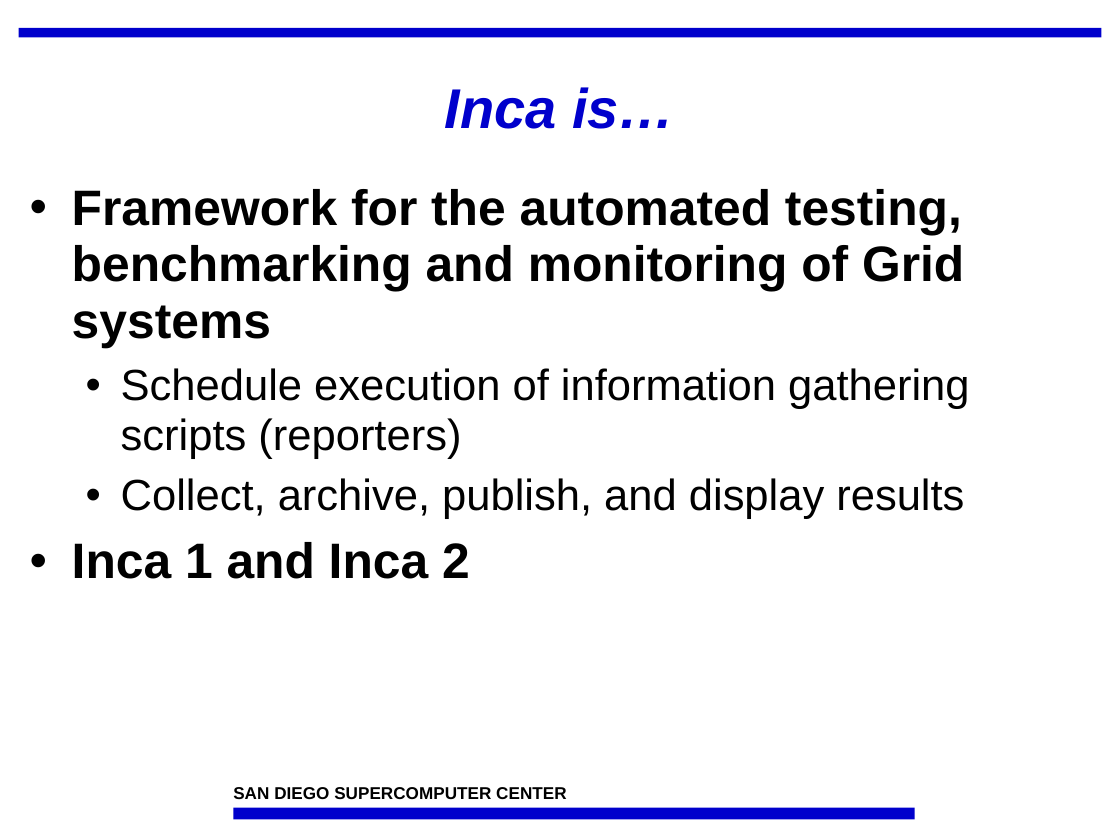
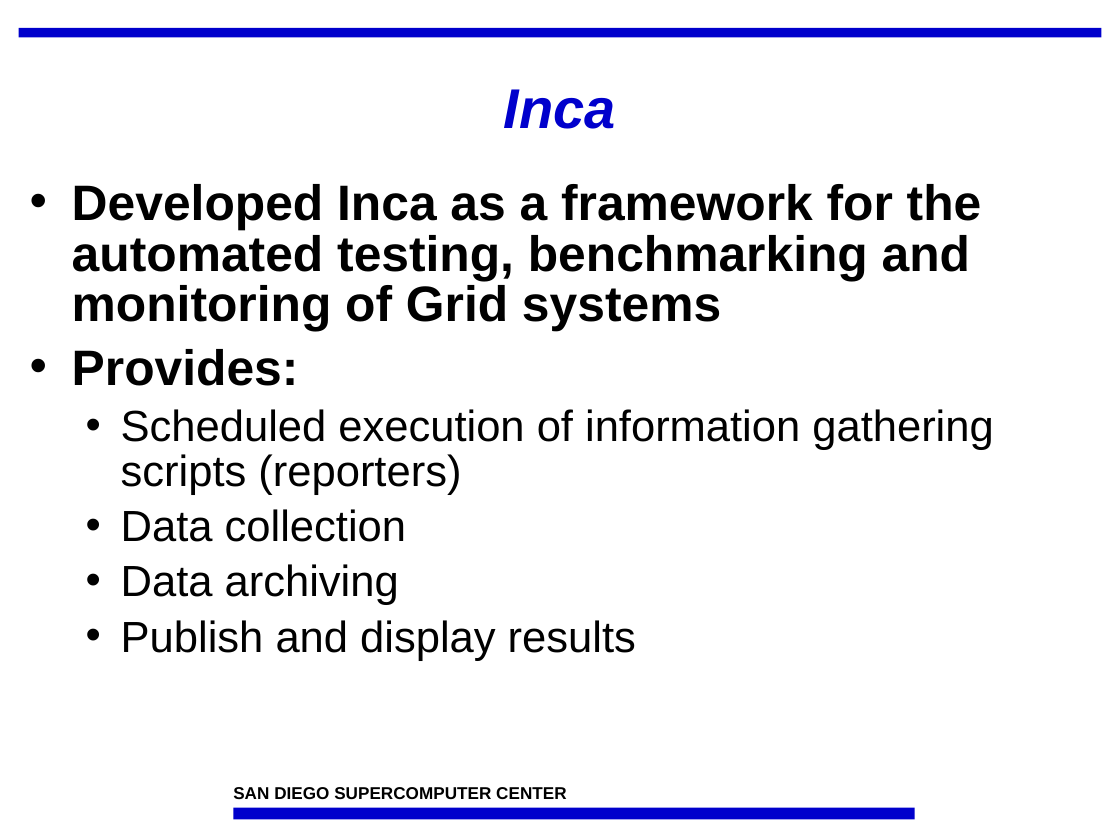
Before and after one commit to IncaProject/inca-xsede, a slide deck: slide 7 of talks/inca_sc05.ppt. Drawn at 1120x840 pixels with LibreOffice and Linux fonts; fonts in the diff are those of the drawing; background and template pictures are left out. Boxes give left, top, right and bottom in pixels: in the first picture for what was removed or moved away, otherwise in the second. Text is boxed around its words. In the diff, an @@ line names an element or a change of style, - is before the commit and + after.

```diff
--- a/talks/inca_sc05.ppt
+++ b/talks/inca_sc05.ppt
@@ title at (x1=504, y1=89, x2=616, y2=129): text changed @@
-Inca is…
+Inca
@@ text at (x1=72, y1=184, x2=993, y2=661): text changed @@
-• Framework for the automated testing, benchmarking and monitoring of Grid systems
-  • Schedule execution of information gathering scripts (reporters)
-  • Collect, archive, publish, and display results
-• Inca 1 and Inca 2
+• Developed Inca as a framework for the automated testing, benchmarking and monitoring of Grid systems
+• Provides:
+  • Scheduled execution of information gathering scripts (reporters)
+  • Data collection
+  • Data archiving
+  • Publish and display results
```
Also in this commit, not shown: 8 other slides changed, 3 slides added, 2 slides removed.
